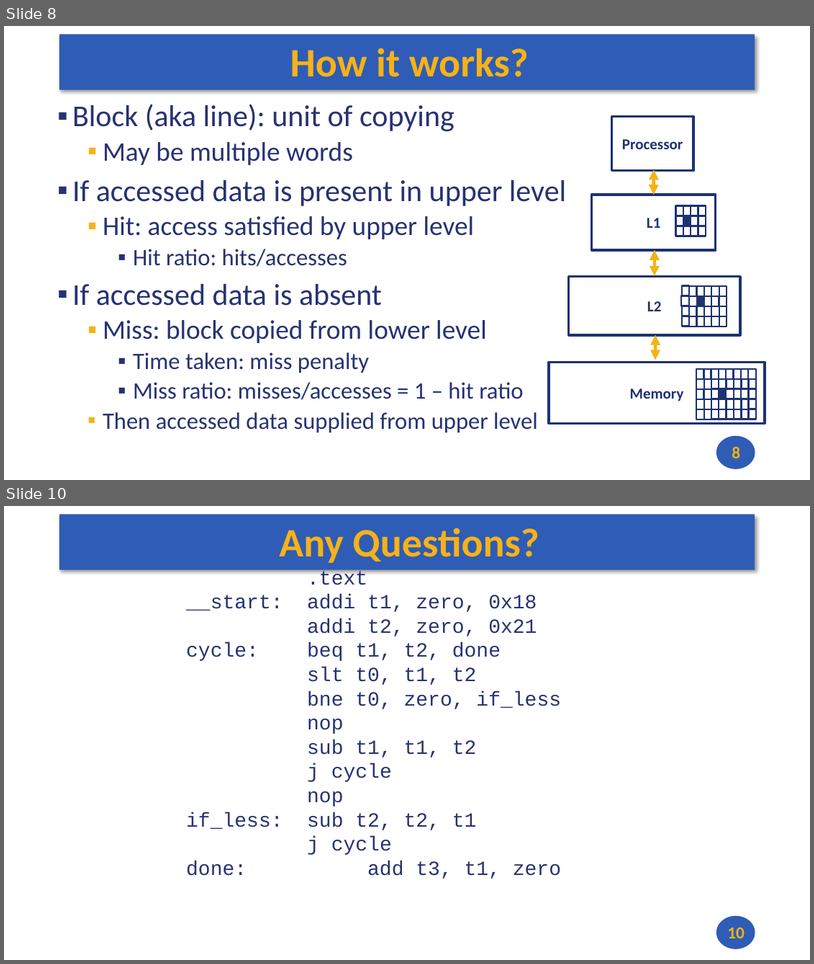
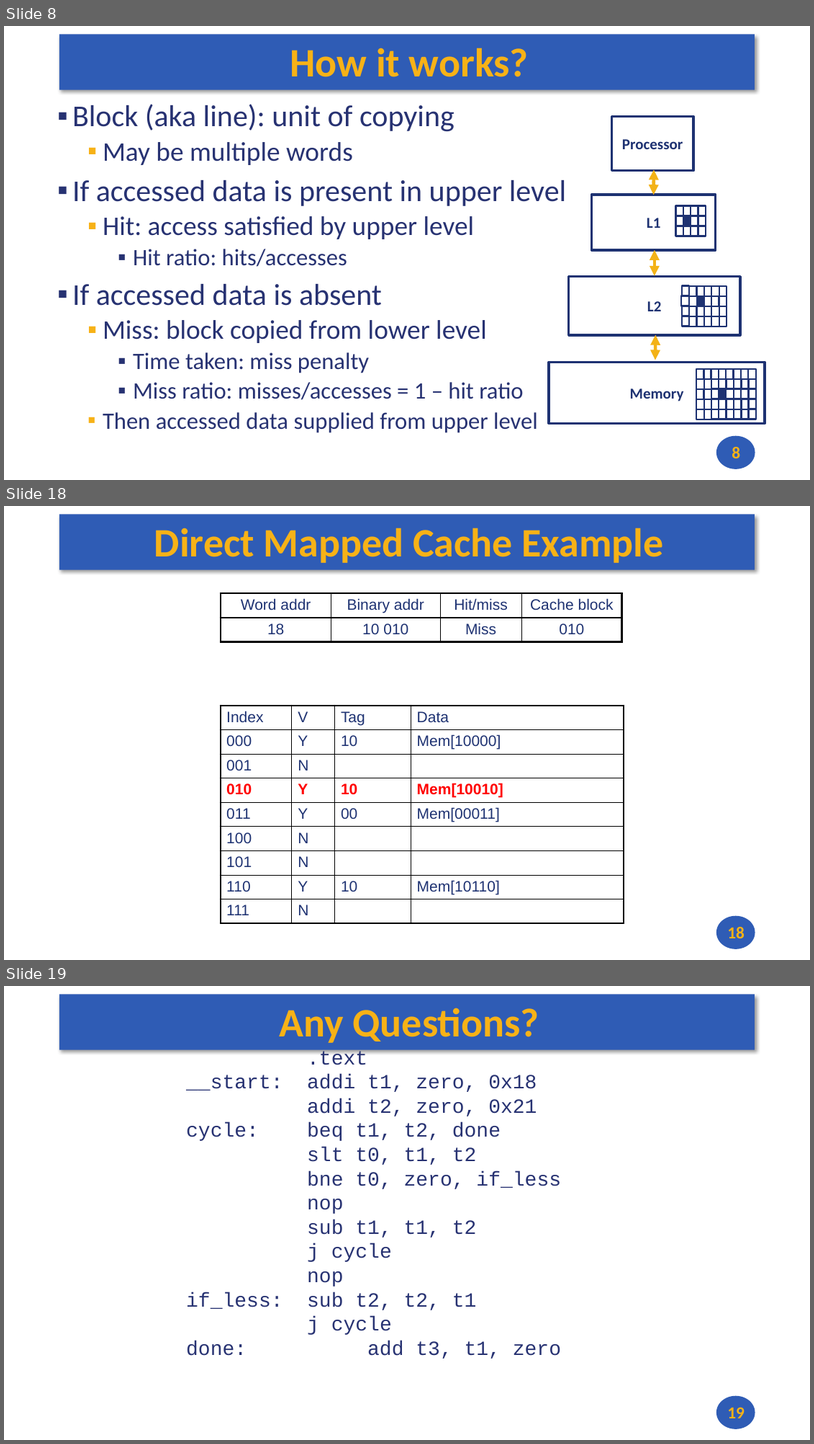
Before and after one commit to andrewt0301/hse-acos-course, a slide deck: docs/part1ca/11_Caches/CA_Lecture_11.pptx. Shown one above the other, each under a label of ours: slides 8 and 10 before the commit, slides 8, 18 and 19 after it; the slides between them are not shown. The pictures are 814x964 and 814x1444 pixels, drawn with LibreOffice and Linux fonts; fonts in the diff are those of the drawing. Boxes give left, top, right and bottom in pixels: in the first picture for what was removed or moved away, otherwise in the second. Text is boxed around its words. In the diff, an @@ line names an element or a change of style, - is before the commit and + after.

```diff
--- a/docs/part1ca/11_Caches/CA_Lecture_11.pptx
+++ b/docs/part1ca/11_Caches/CA_Lecture_11.pptx
@@ slide 18 added at [4, 506, 810, 960], background #FFFFFF; not listed: 2 template elements that a slide beside it also shows @@
@@ title added at [154, 528, 664, 563], 48 pt, text #F7B217, bold @@
+Direct Mapped Cache Example
@@ table added at [221, 593, 622, 641], 2 rows, 4 columns @@
+Word addr | Binary addr | Hit/miss | Cache block
+18 | 10 010 | Miss | 010
@@ table added at [221, 705, 624, 924], 9 rows, 4 columns @@
+Index | V | Tag | Data
+000 | Y | 10 | Mem[10000]
+001 | N |  | 
+010 | Y | 10 | Mem[10010]
+011 | Y | 00 | Mem[00011]
+100 | N |  | 
+101 | N |  | 
+110 | Y | 10 | Mem[10110]
+111 | N |  | 
@@ page number added at [728, 926, 745, 938], 20 pt, text #F7B217, bold @@
+18
@@ what was slide 10 is now slide 19 @@
@@ page number at [728, 1406, 745, 1418]: text changed @@
-10
+19
```
Also in this commit, not shown: 8 other slides added, 1 other file.
